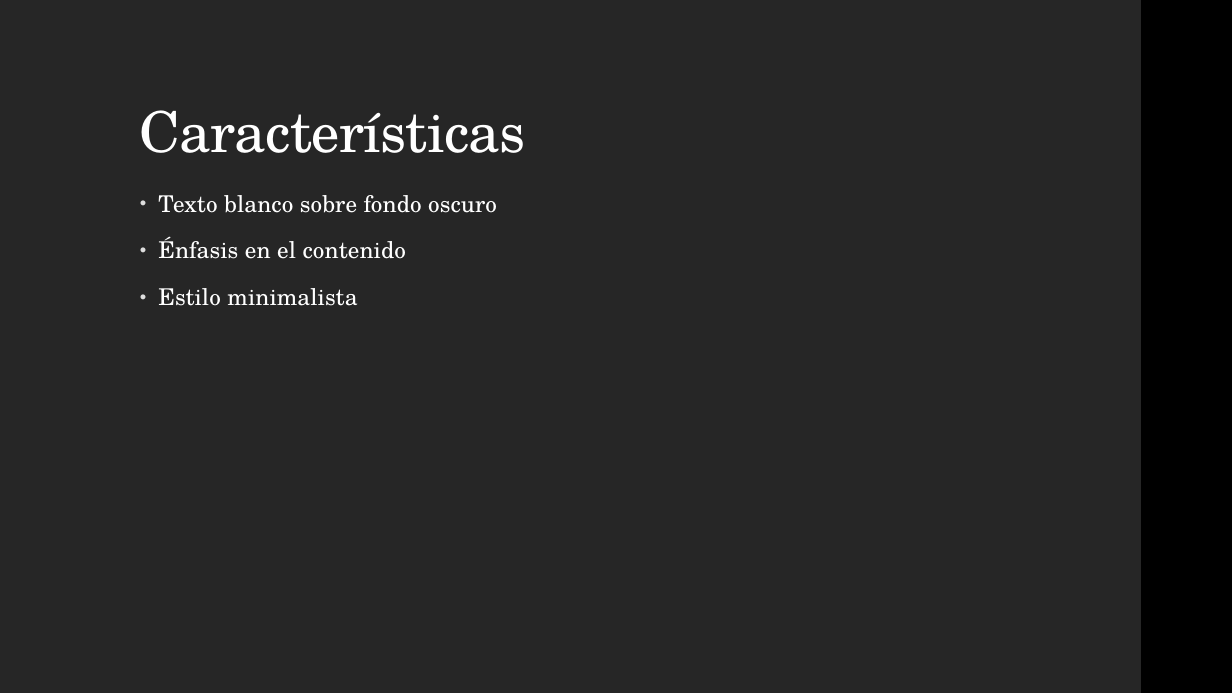
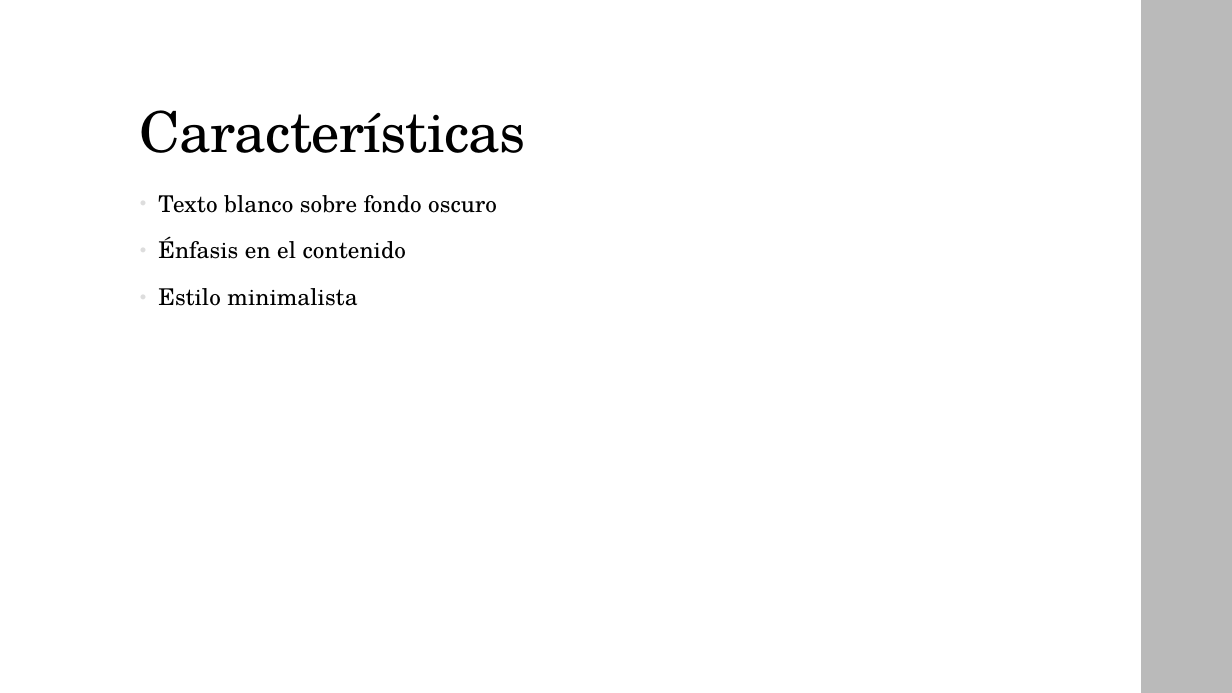
Before and after one commit to braulio-dev/Slidecraft, a slide deck: slide 3 of templates/modern_dark.pptx. Drawn at 1232x693 pixels with LibreOffice and Linux fonts; fonts in the diff are those of the drawing. Boxes give left, top, right and bottom in pixels: in the first picture for what was removed or moved away, otherwise in the second. Text is boxed around its words. In the diff, an @@ line names an element or a change of style, - is before the commit and + after.

Commit message:
minor fixes template design

```diff
--- a/templates/modern_dark.pptx
+++ b/templates/modern_dark.pptx
@@ background #262626 to #FFFFFF @@
@@ rectangle at [1141,0,1232,692]: fill #000000 to #BABABA @@
@@ title "Características" at [140,110,526,153]: text colour #FFFFFF to #000000 @@
@@ text "Texto blanco sobre fondo oscuro" at [158,195,497,306]: text colour #FFFFFF to #000000 @@
```
Also in this commit, not shown: 1 other slide changed.
